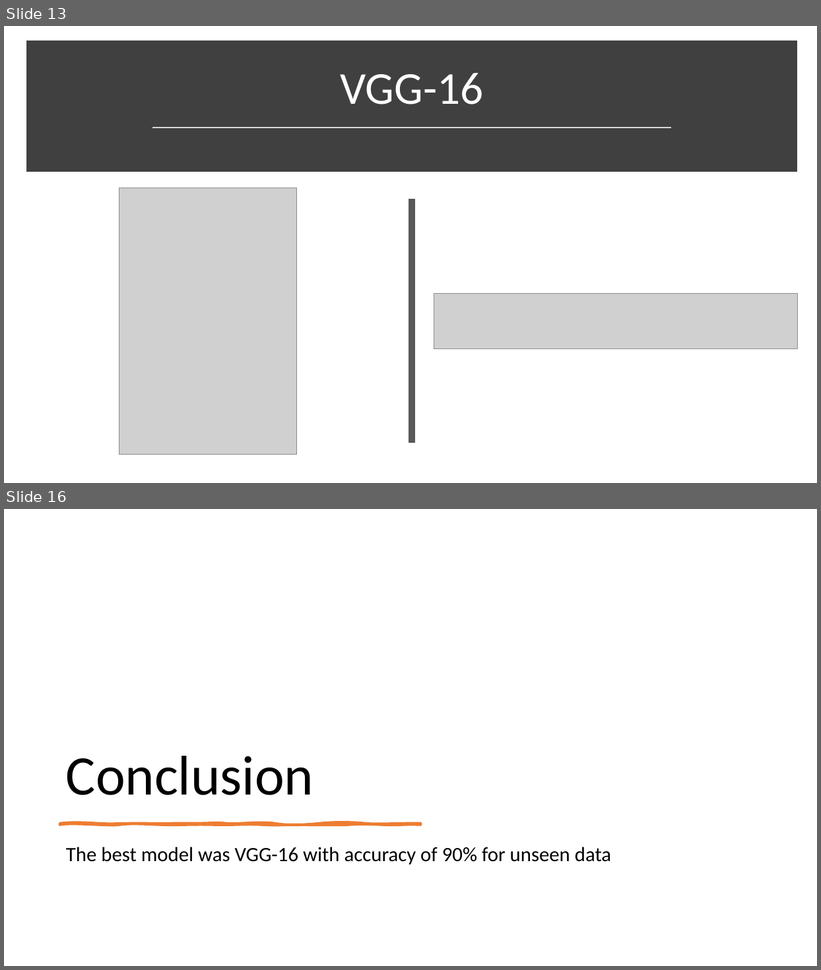
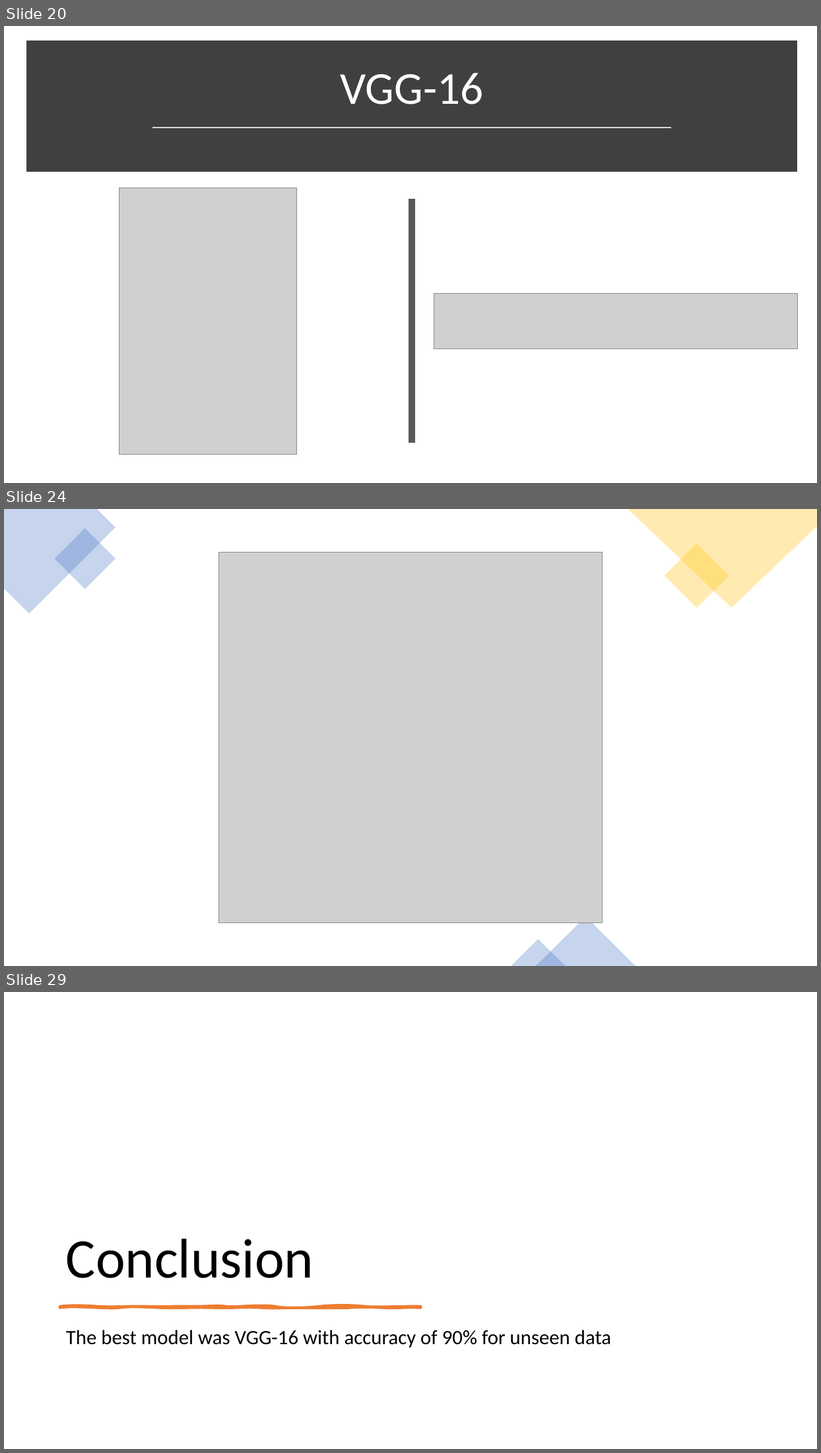
Before and after one commit to Sebercheres/Deep_Learning_Final_Project, a slide deck: Brain MRI Images for Brain Tumor Detection.pptx. Shown one above the other, each under a label of ours: slides 13 and 16 before the commit, slides 20, 24 and 29 after it; the slides between them are not shown. The pictures are 821x970 and 821x1453 pixels, drawn with LibreOffice and Linux fonts; fonts in the diff are those of the drawing; grey boxes stand for pictures. Boxes give left, top, right and bottom in pixels: in the first picture for what was removed or moved away, otherwise in the second. Text is boxed around its words. In the diff, an @@ line names an element or a change of style, - is before the commit and + after.

```diff
--- a/Brain MRI Images for Brain Tumor Detection.pptx
+++ b/Brain MRI Images for Brain Tumor Detection.pptx
@@ slide 24 added at <box>4,509,817,966</box>, background #FFFFFF @@
@@ freeform shape added at <box>4,509,116,614</box>, fill #4472C4 at 30% opacity @@
@@ rectangle added at <box>55,528,116,590</box>, fill #4472C4 at 30% opacity @@
@@ freeform shape added at <box>628,509,817,608</box>, fill #FFC000 at 30% opacity @@
@@ rectangle added at <box>664,543,729,608</box>, fill #FFC000 at 30% opacity @@
@@ picture added at <box>218,552,603,923</box> @@
@@ triangle added at <box>536,917,636,966</box>, fill #4472C4 at 30% opacity @@
@@ triangle added at <box>512,940,566,966</box>, fill #4472C4 at 30% opacity @@
@@ what was slide 13 is now slide 20 @@
@@ what was slide 16 is now slide 29 @@
```
Also in this commit, not shown: 3 slides changed, 12 other slides added, 1 other file.
